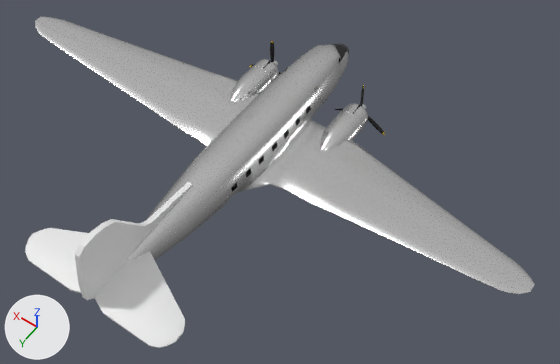
Renders of the Blender file dc3.blend from each side of a commit.
Both versions are drawn from a camera (50 mm lens) standing at (-17.7, 24.9, 32.7) and looking at (-2.7, 3.9, -0.4). Every picture has the same lights, and +X, +Y and +Z are marked at lower left.

In view in the first picture: 'Cube', 'Cube.002', 'Elevator', 'Engine B', 'Fuselage', 'Tail'.
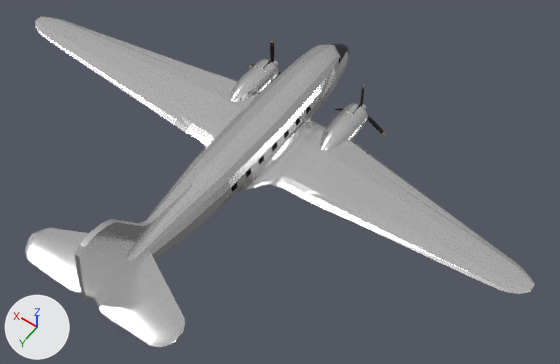
Commit message: Improve rear wing root topo?

Patch to the scene script:
```diff
--- a/dc3.blend.py
+++ b/dc3.blend.py
@@ me_cube_002 @@
 me_cube_002.from_pydata(...)  # 60 vertices, 54 faces; spans x 0.0..4.71, y -1.32..2.71, z 0.47..1.1
+me_cube_002.materials.append(mat_chrome)  # white #e7e7e7
@@ me_cube_003 @@
 me_cube_003.from_pydata(...)  # 48 vertices, 44 faces; spans x 0.0..0.14, y -6.15..1.53, z -1.0..3.03
+me_cube_003.materials.append(mat_chrome)  # white #e7e7e7
@@ me_cylinder_001 @@
 # used by ob_fuselage; location = (0.0, -5.84, 0.0)
-me_cylinder_001.from_pydata(...)  # 808 vertices, 766 faces; spans x 0.0..16.6, y -0.9..21.0, z -1.4..1.8
+me_cylinder_001.from_pydata(...)  # 844 vertices, 799 faces; spans x 0.0..16.6, y -0.9..21.0, z -1.4..1.8
+# me_cylinder_001 part 1
+# 29 vertices are removed from x 0.0..1.4, y 10.4..21.0, z -1.1..1.8
+# 58 faces are deleted
+# 11 vertices move from x 0.0..1.3, y 10.6..21.0, z -1.2..0.3 to x 0.0..1.2, y 10.8..21.0, z -1.2..0.3
+# 52 vertices are added at x 0.0..1.3, y 10.5..21.0, z -1.1..1.7
+# 5 new vertices lie (0.0, 0.6, 0.0) away from vertices in x 0.7..1.3, y 11.6..12.2, z -1.0..1.5
+# 8 new vertices lie (0.1, -0.7, 0.0) away from vertices in x 0.2..1.1, y 13.5..15.5, z -0.8..1.6
+# 91 new faces join them, mat_chrome (white #e7e7e7)
+# me_cylinder_001 part 2: 708 kept faces spanning x 0.0..16.6, y -0.9..21.0, z -1.4..1.8 are now shaded flat
 me_cylinder_001.materials.append(mat_chrome)
```

Changed parts and their boxes [x1, y1, x2, y2] in the pictures (560 x 364 px):
'Elevator', recoloured: [25, 228, 185, 348] in both
'Tail', recoloured: [75, 182, 192, 300] in both
part 1 of me_cylinder_001, built on: [94, 144, 253, 299] in both
part 2 of me_cylinder_001, shading changed: [37, 29, 471, 275] in both
